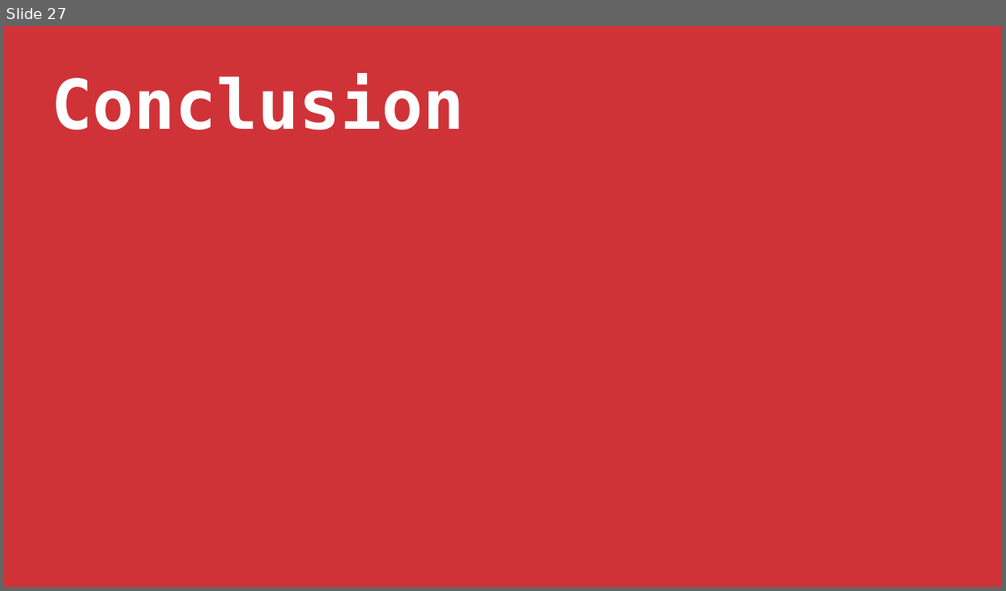
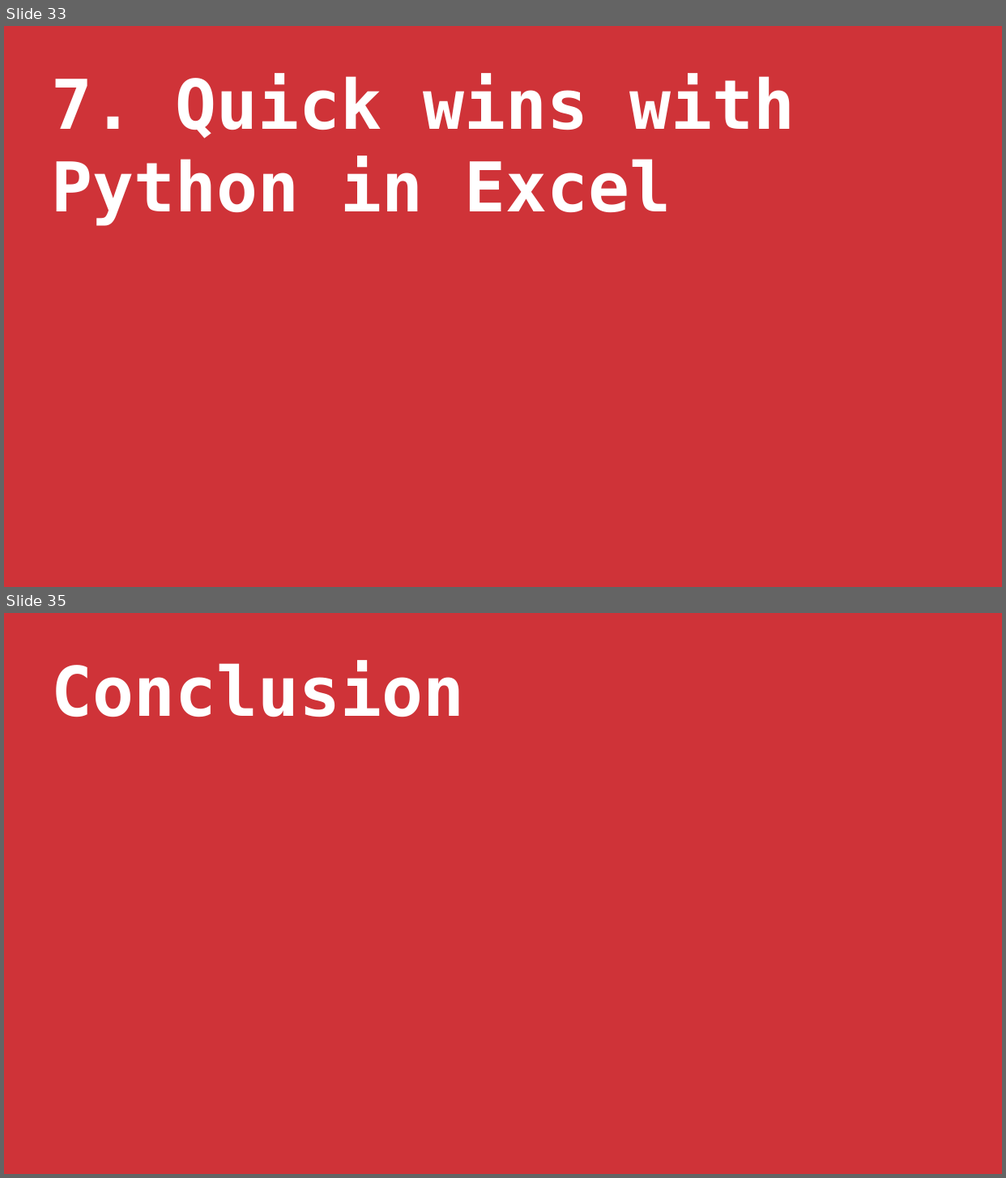
Before and after one commit to stringfestdata/global-excel-summit-python-in-excel-2025, a slide deck: python-in-excel-for-enhanced-data-analytics.pptx. Shown one above the other, each under a label of ours: slide 27 before the commit, slides 33 and 35 after it; the slides between them are not shown. The pictures are 1006x591 and 1006x1178 pixels, drawn with LibreOffice and Linux fonts; fonts in the diff are those of the drawing. Boxes give left, top, right and bottom in pixels: in the first picture for what was removed or moved away, otherwise in the second. Text is boxed around its words. In the diff, an @@ line names an element or a change of style, - is before the commit and + after.

```diff
--- a/python-in-excel-for-enhanced-data-analytics.pptx
+++ b/python-in-excel-for-enhanced-data-analytics.pptx
@@ slide 33 added at box(4, 26, 1002, 587), background #F2F2F2 @@
@@ rectangle added at box(4, 26, 1002, 587), fill #CF3338 @@
@@ text added at box(52, 73, 795, 226), 99 pt, text #FFFFFF, bold @@
+7. Quick wins with Python in Excel
@@ what was slide 27 is now slide 35 @@
```
Also in this commit, not shown: 1 slide changed, 8 other slides added, 42 other files.
